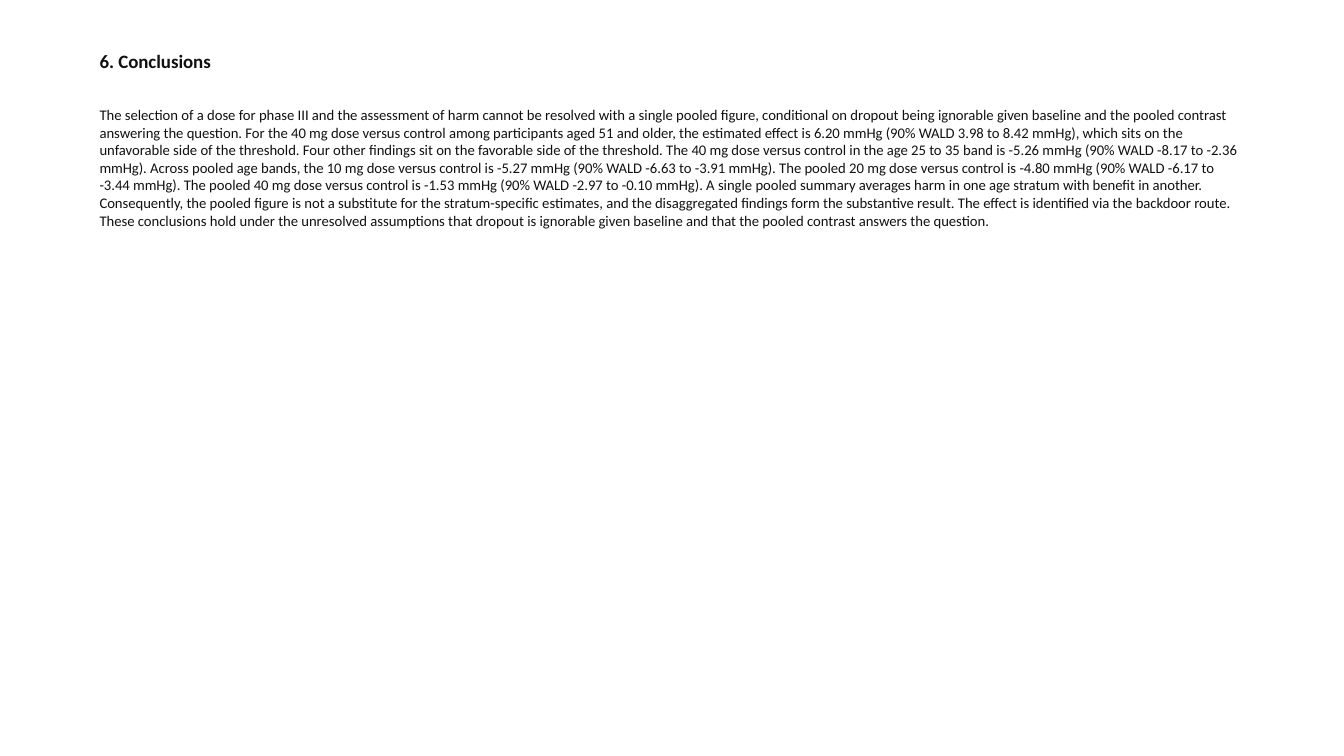
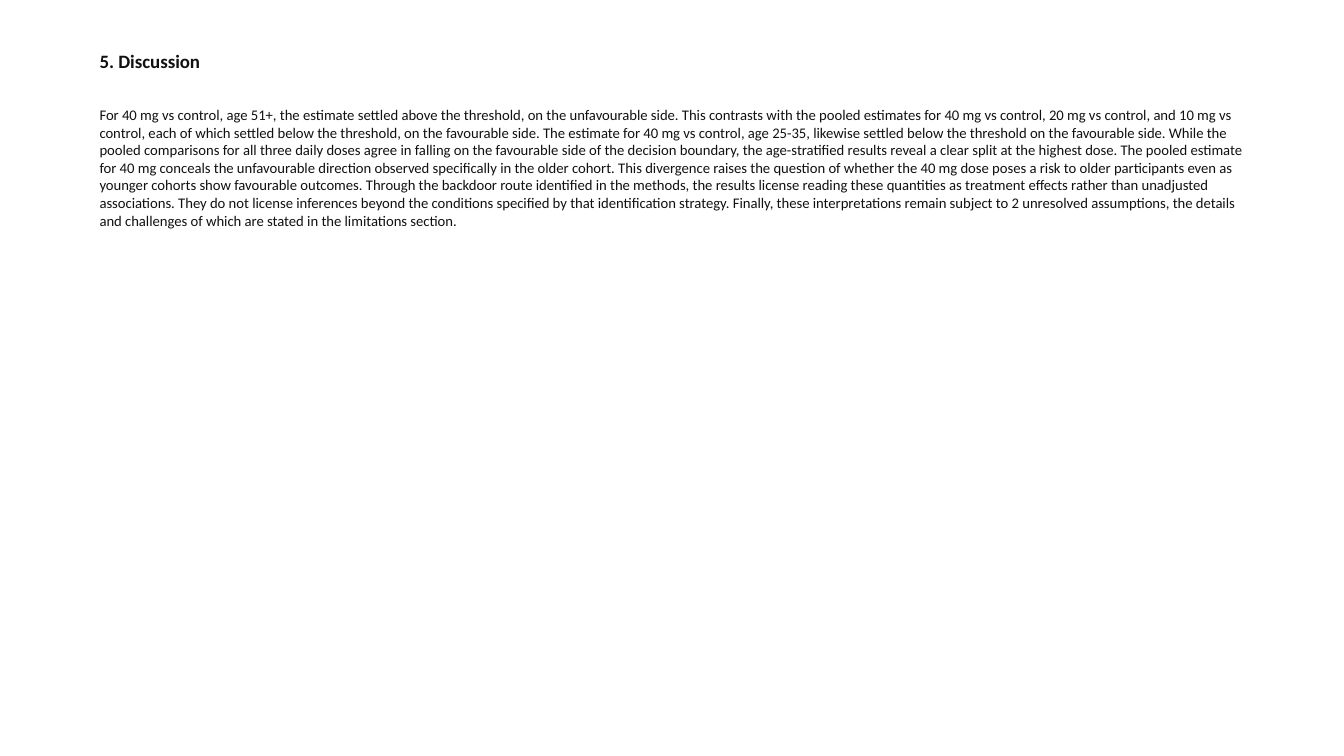
Before and after one commit to redam94/axiom, a slide deck: slide 15 of packages/axiom-dossier/examples/out/hyper3-full.pptx (slide 12 before the commit). Drawn at 1344x756 pixels with LibreOffice and Linux fonts; fonts in the diff are those of the drawing. Boxes give left, top, right and bottom in pixels: in the first picture for what was removed or moved away, otherwise in the second. Text is boxed around its words. In the diff, an @@ line names an element or a change of style, - is before the commit and + after.

```diff
--- a/packages/axiom-dossier/examples/out/hyper3-full.pptx
+++ b/packages/axiom-dossier/examples/out/hyper3-full.pptx
@@ text at box(100, 54, 200, 68): text changed @@
-6. Conclusions
+5. Discussion
@@ text at box(100, 109, 1242, 229): text changed @@
-The selection of a dose for phase III and the assessment of harm cannot be resolved with a single pooled figure, conditional on dropout being ignorable given baseline and the pooled contrast answering the question. For the 40 mg dose versus control among participants aged 51 and older, the estimated effect is 6.20 mmHg (90% WALD 3.98 to 8.42 mmHg), which sits on the unfavorable side of the threshold. Four other findings sit on the favorable side of the threshold. The 40 mg dose versus control in the age 25 to 35 band is -5.26 mmHg (90% WALD -8.17 to -2.36 mmHg). Across pooled age bands, the 10 mg dose versus control is -5.27 mmHg (90% WALD -6.63 to -3.91 mmHg). The pooled 20 mg dose versus control is -4.80 mmHg (90% WALD -6.17 to -3.44 mmHg). The pooled 40 mg dose versus control is -1.53 mmHg (90% WALD -2.97 to -0.10 mmHg). A single pooled summary averages harm in one age stratum with benefit in another. Consequently, the pooled figure is not a substitute for the stratum-specific estimates, and the disaggregated findings form the substantive result. The effect is identified via the backdoor route. These conclusions hold under the unresolved assumptions that dropout is ignorable given baseline and that the pooled contrast answers the question.
+For 40 mg vs control, age 51+, the estimate settled above the threshold, on the unfavourable side. This contrasts with the pooled estimates for 40 mg vs control, 20 mg vs control, and 10 mg vs control, each of which settled below the threshold, on the favourable side. The estimate for 40 mg vs control, age 25-35, likewise settled below the threshold on the favourable side. While the pooled comparisons for all three daily doses agree in falling on the favourable side of the decision boundary, the age-stratified results reveal a clear split at the highest dose. The pooled estimate for 40 mg conceals the unfavourable direction observed specifically in the older cohort. This divergence raises the question of whether the 40 mg dose poses a risk to older participants even as younger cohorts show favourable outcomes. Through the backdoor route identified in the methods, the results license reading these quantities as treatment effects rather than unadjusted associations. They do not license inferences beyond the conditions specified by that identification strategy. Finally, these interpretations remain subject to 2 unresolved assumptions, the details and challenges of which are stated in the limitations section.
```
Also in this commit, not shown: 10 other slides changed, 4 slides added, 43 other files.
